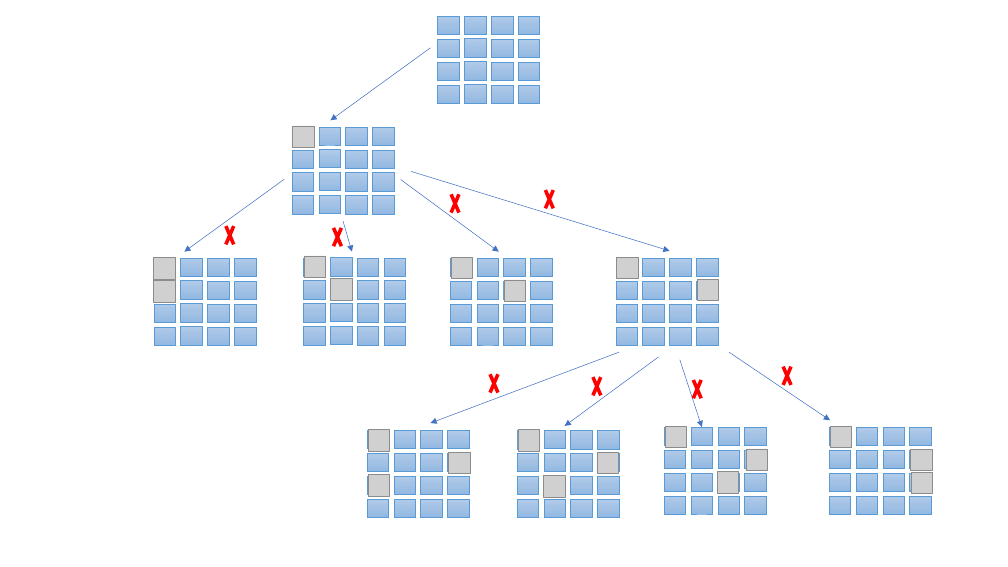
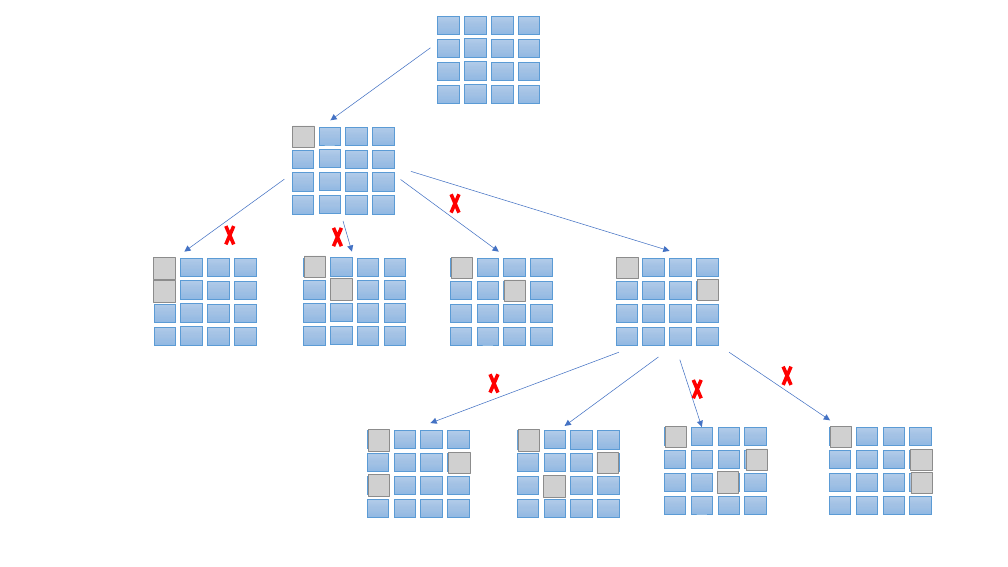
Before and after one commit to xiangming-fang/ds_algo, a slide deck: slide 11 of ppt/N-Queens.pptx (slide 10 before the commit). Drawn at 1008x567 pixels with LibreOffice and Linux fonts; fonts in the diff are those of the drawing; grey boxes stand for pictures. Boxes give left, top, right and bottom in pixels: in the first picture for what was removed or moved away, otherwise in the second. Text is boxed around its words. In the diff, an @@ line names an element or a change of style, - is before the commit and + after.

```diff
--- a/ppt/N-Queens.pptx
+++ b/ppt/N-Queens.pptx
@@ cross removed at <box>542,181,557,217</box> @@
@@ cross removed at <box>590,369,605,405</box> @@
```
Also in this commit, not shown: 1 other slide changed, 6 slides added.
